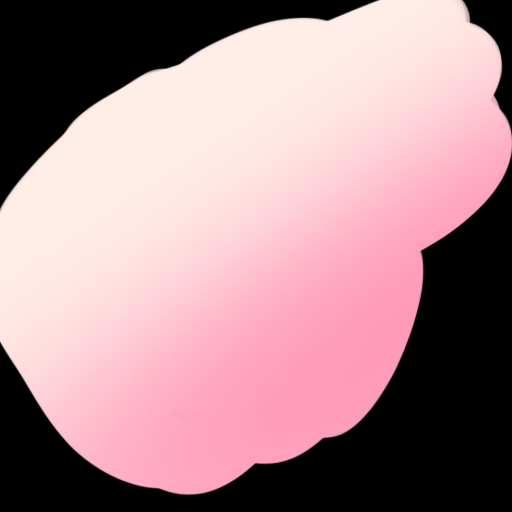
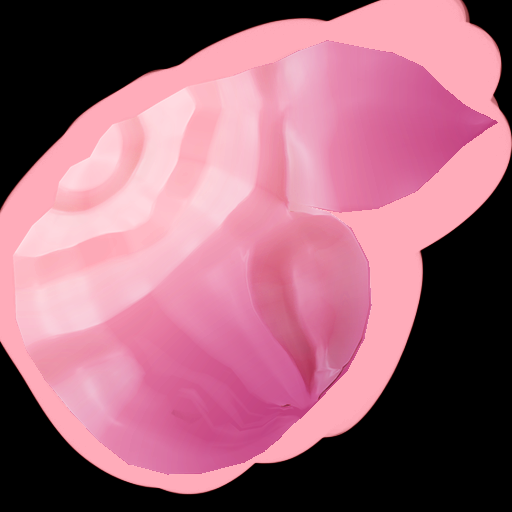
Layer changes from the first 512 × 512 image to the second:
showed "Layer 1", blend lighten → normal, painted on it over 0, 0, 512, 496
removed layer "Layer 3" over 0, 0, 512, 496
removed layer "Layer 2" over 0, 0, 512, 496
removed layer "Background" over 0, 0, 512, 496
